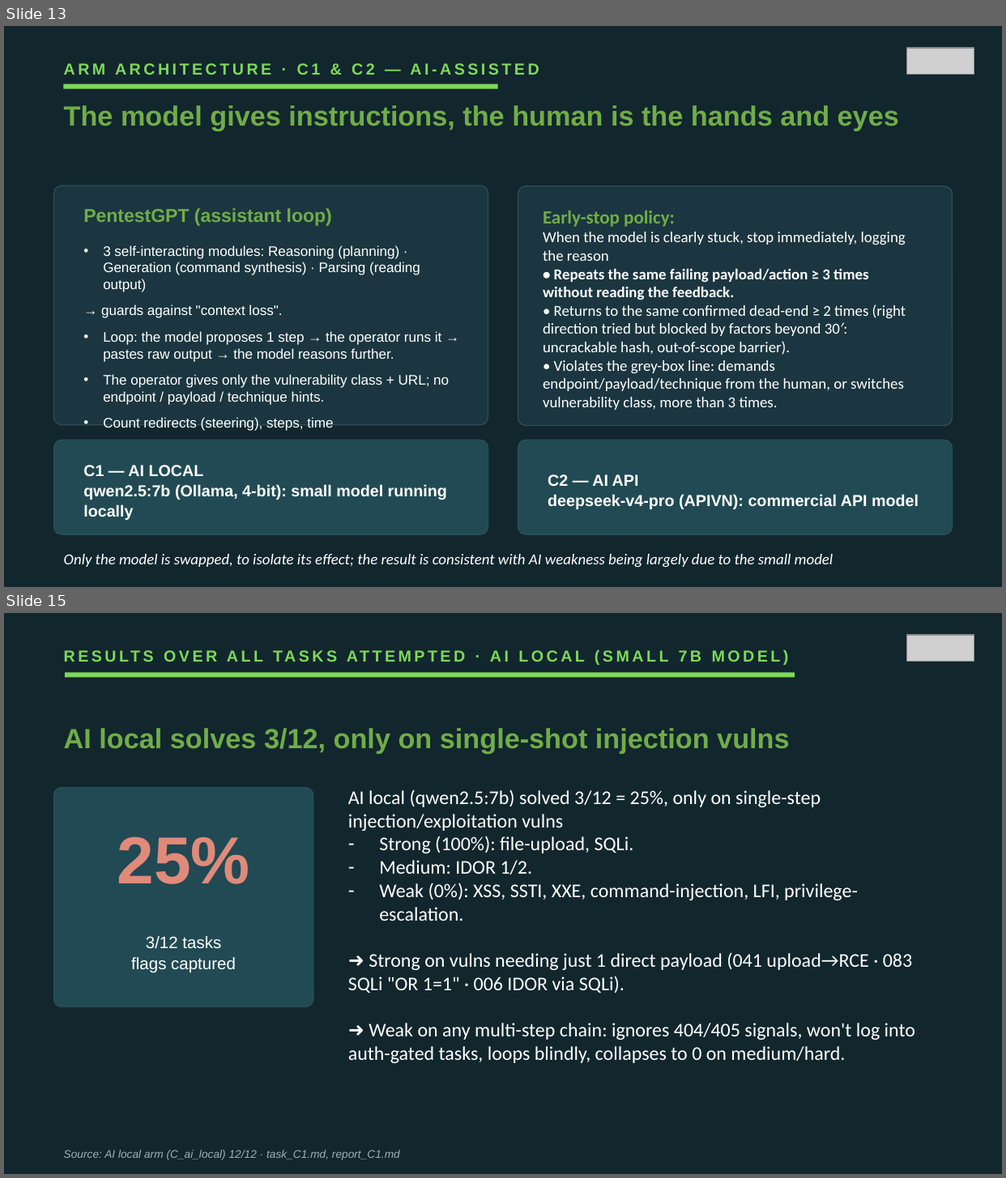
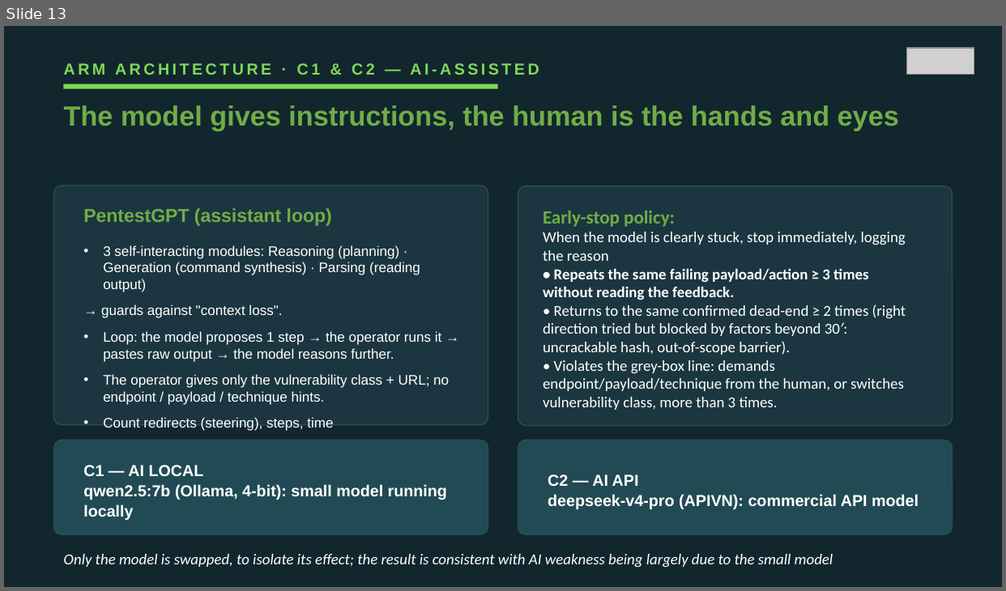
Before and after one commit to VuNguyenBinh/KLTN-FA26, a slide deck: Slide/KTLN_slide_EN.pptx. Shown one above the other, each under a label of ours: slides 13 and 15 before the commit, slide 13 after it; the slides between them are not shown. The pictures are 1006x1178 and 1006x591 pixels, drawn with LibreOffice and Linux fonts; fonts in the diff are those of the drawing; grey boxes stand for pictures. Boxes give left, top, right and bottom in pixels: in the first picture for what was removed or moved away, otherwise in the second. Text is boxed around its words. In the diff, an @@ line names an element or a change of style, - is before the commit and + after.

```diff
--- a/Slide/KTLN_slide_EN.pptx
+++ b/Slide/KTLN_slide_EN.pptx
@@ slide 15 removed at (4, 613, 1002, 1174), background #12262E @@
@@ picture removed at (906, 635, 974, 661) @@
@@ rectangle removed at (65, 673, 795, 678) @@
@@ text removed at (64, 728, 789, 754) @@
-AI local solves 3/12, only on single-shot injection vulns
@@ rounded rectangle removed at (54, 788, 313, 1007) @@
@@ text removed at (348, 790, 915, 1063) @@
-AI local (qwen2.5:7b) solved 3/12 = 25%, only on single-step injection/exploitation vulns
-– Strong (100%): file-upload, SQLi.
-– Medium: IDOR 1/2.
-– Weak (0%): XSS, SSTI, XXE, command-injection, LFI, privilege-escalation.
-➜ Strong on vulns needing just 1 direct payload (041 upload→RCE · 083 SQLi "OR 1=1" · 006 IDOR via SQLi).
-➜ Weak on any multi-step chain: ignores 404/405 signals, won't log into auth-gated tasks, loops blindly, collapses to 0 on medium/hard.
@@ text removed at (117, 837, 250, 884) @@
-25%
@@ text removed at (131, 936, 236, 973) @@
-3/12 tasks
-flags captured
@@ text removed at (439, 1046, 484, 1063) @@
-RESULTS OVER ALL TASKS ATTEMPTED · AI LOCAL (SMALL 7B MODEL)
@@ text removed at (64, 1150, 400, 1161) @@
-Source: AI local arm (C_ai_local) 12/12 · task_C1.md, report_C1.md
```
Also in this commit, not shown: 7 slides changed, 1 other slide removed, 2 other files.
